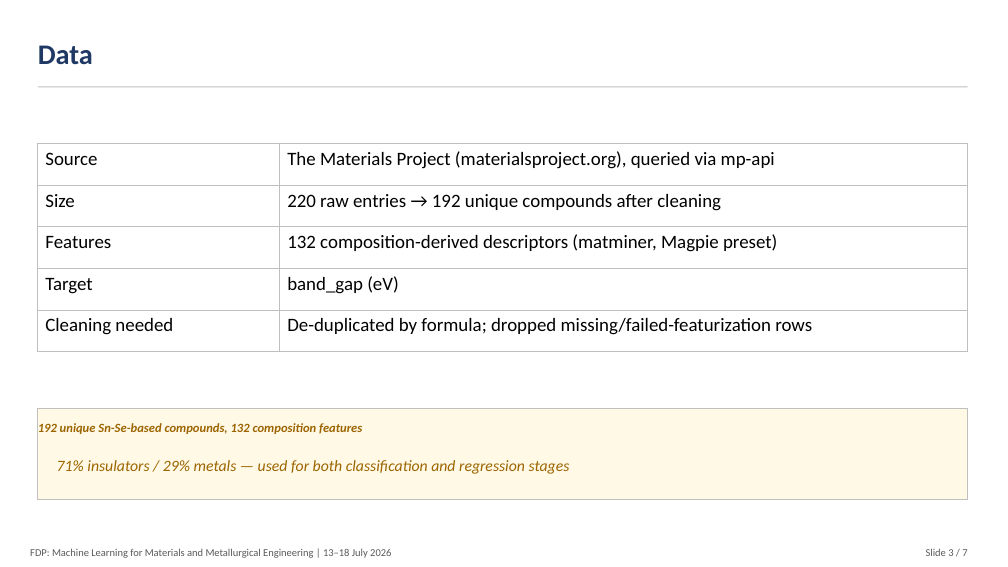
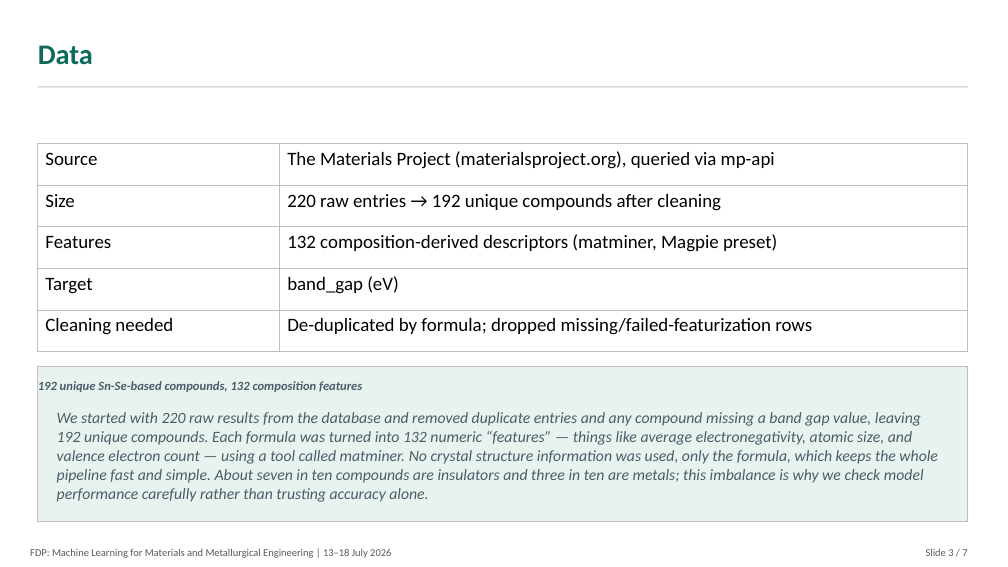
Before and after one commit to ShahiDDU/snse-bandgap-ml-capstone, a slide deck: slide 3 of SnSe_Capstone_Slides.pptx. Drawn at 1008x567 pixels with LibreOffice and Linux fonts; fonts in the diff are those of the drawing. Boxes give left, top, right and bottom in pixels: in the first picture for what was removed or moved away, otherwise in the second. Text is boxed around its words. In the diff, an @@ line names an element or a change of style, - is before the commit and + after.

Commit message:
Recolor theme to teal/emerald + slate, expand slide and report content

```diff
--- a/SnSe_Capstone_Slides.pptx
+++ b/SnSe_Capstone_Slides.pptx
@@ text "Data" at (38,45,93,65): text colour #1F3864 to #0E6B5C @@
@@ text "192 unique Sn-Se-based compounds, 132 ...": place and size @@
-text "192 unique Sn-Se-based compounds, 132 ..." at (38,423,362,434)
+text "192 unique Sn-Se-based compounds, 132 ..." at (38,381,362,392)
@@ text "192 unique Sn-Se-based compounds, 132 ..." at (38,381,362,392): text colour #9C6500 to #4A5D68; vertical alignment middle to top @@
@@ rectangle: place and size @@
-rectangle at (38,408,968,499)
+rectangle at (38,367,968,522)
@@ rectangle at (38,367,968,522): fill #FFF9E6 to #E8F3F0 @@
@@ text at (57,412,938,502): text changed; text colour #9C6500 to #4A5D68 @@
-71% insulators / 29% metals — used for both classification and regression stages
+We started with 220 raw results from the database and removed duplicate entries and any compound missing a band gap value, leaving 192 unique compounds. Each formula was turned into 132 numeric “features” — things like average electronegativity, atomic size, and valence electron count — using a tool called matminer. No crystal structure information was used, only the formula, which keeps the whole pipeline fast and simple. About seven in ten compounds are insulators and three in ten are metals; this imbalance is why we check model performance carefully rather than trusting accuracy alone.
@@ text "We started with 220 raw ..." at (57,412,938,502): vertical alignment middle to top @@
```
Also in this commit, not shown: 6 other slides changed, 5 other files.
